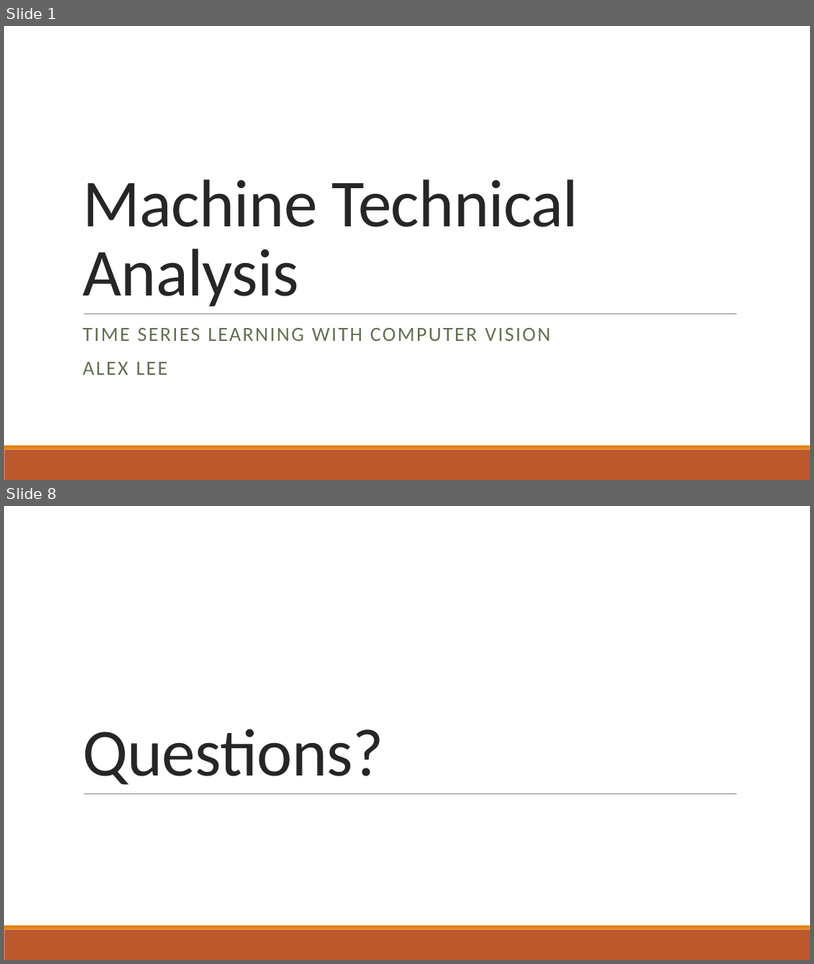
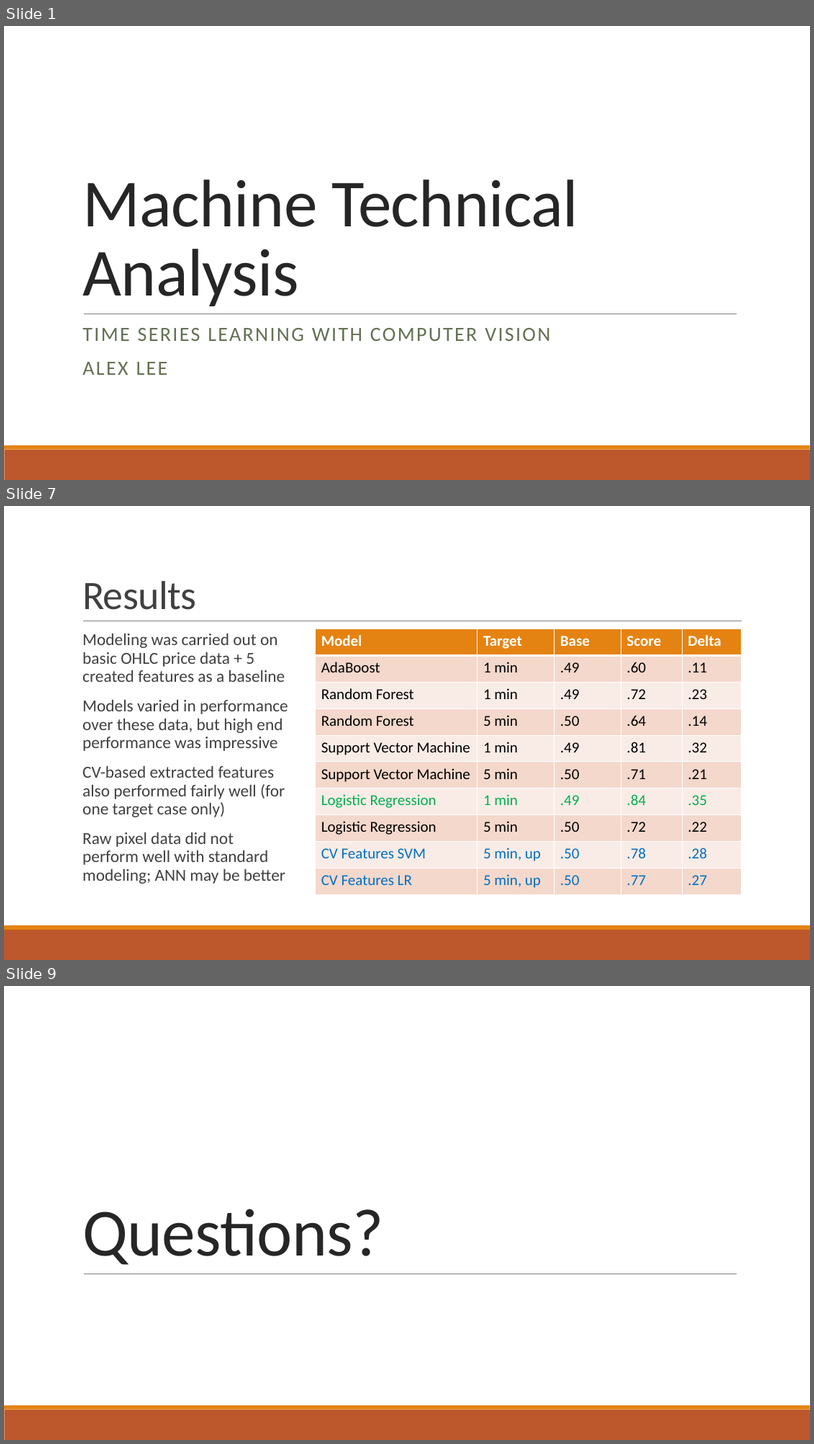
Before and after one commit to afcarl/TS_Project, a slide deck: project_presentation.pptx. Shown one above the other, each under a label of ours: slides 1 and 8 before the commit, slides 1, 7 and 9 after it; the slides between them are not shown. The pictures are 814x964 and 814x1444 pixels, drawn with LibreOffice and Linux fonts; fonts in the diff are those of the drawing. Boxes give left, top, right and bottom in pixels: in the first picture for what was removed or moved away, otherwise in the second. Text is boxed around its words. In the diff, an @@ line names an element or a change of style, - is before the commit and + after.

```diff
--- a/project_presentation.pptx
+++ b/project_presentation.pptx
@@ slide 7 added at (4, 506, 810, 960), background #FFFFFF; not listed: 2 template elements that a slide beside it also shows @@
@@ title added at (82, 581, 196, 610), 48 pt, text #404040 @@
+Results
@@ text added at (82, 633, 288, 883), 20 pt, text #404040 @@
+  Modeling was carried out on basic OHLC price data + 5 created features as a baseline
+  Models varied in performance over these data, but high end performance was impressive
+  CV-based extracted features also performed fairly well (for one target case only)
+  Raw pixel data did not perform well with standard modeling; ANN may be better
@@ line added from (83, 621) to (743, 621), #808080 0.5 pt @@
@@ table added at (316, 629, 741, 894), 10 rows, 5 columns @@
+Model | Target | Base | Score | Delta
+AdaBoost | 1 min | .49 | .60 | .11
+Random Forest | 1 min | .49 | .72 | .23
+Random Forest | 5 min | .50 | .64 | .14
+Support Vector Machine | 1 min | .49 | .81 | .32
+Support Vector Machine | 5 min | .50 | .71 | .21
+Logistic Regression | 1 min | .49 | .84 | .35
+Logistic Regression | 5 min | .50 | .72 | .22
+CV Features SVM | 5 min, up | .50 | .78 | .28
+CV Features LR | 5 min, up | .50 | .77 | .27
@@ what was slide 8 is now slide 9 @@
```
Also in this commit, not shown: 4 slides changed, 2 other slides added, 2 slides removed.
